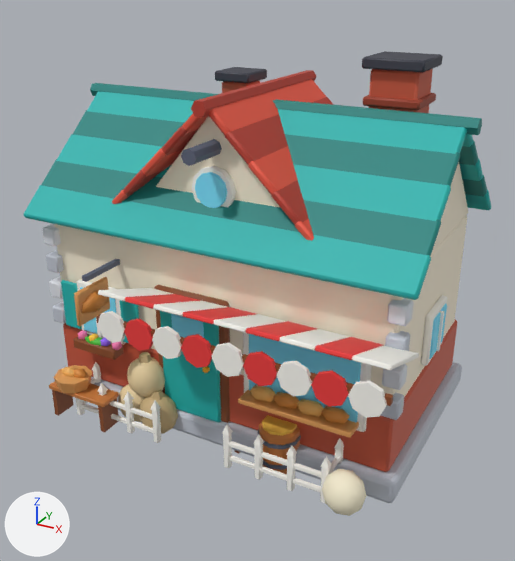
Two versions of the glTF model public/assets/models/farm-kit.glb, one commit apart.
Both versions are drawn from a 50 mm camera at (4.05, -7.46, 5.31) aimed at (0.09, -0.26, 1.71). The lights are fixed; the arrows at lower left show +X, +Y and +Z. The first picture is the older version.

Names of what the first picture shows: 'bakery', 'coop', 'feed_mill'.
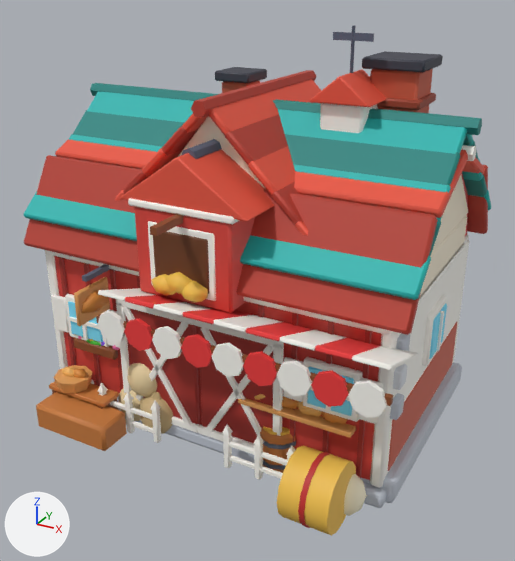
Pixel boxes (x1, y1, x2, y2) of what changed, in the pictures (515 x 561 px):
'cow_barn', added (red)
    after: (24, 26, 488, 536)

Edits to the bpy script that builds the scene:
```text
Add me_mesh_34_1:
    me_mesh_34_1.from_pydata(...)  # 1364 vertices, 2504 faces; spans x -2.5..2.5, y -2.39..1.64, z 0.0..4.75
    me_mesh_34_1.materials.append(mat_vc)
Add ob_cow_barn:
    ob_cow_barn = bpy.data.objects.new('cow_barn', me_mesh_34_1)
    ob_cow_barn.location = (0.0, 0.0, 0.0)
```
